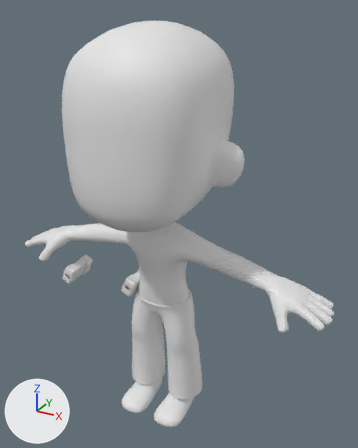
Renders of the Blender file Assets/Arts/Model/Character/Player Character.blend from each side of a commit.
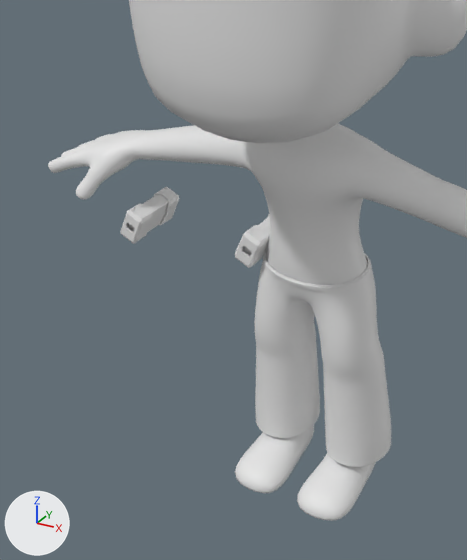
The first picture shows the older version from a 50 mm camera at (1.142, -1.875, 2.045) aimed at (0.074, 0.066, 1.075). The close-ups show both versions on the part from 0% to 67% of the width and 35% to 100% of the height of that picture; other places that the commit changed are outside them. The lights are fixed; the arrows at lower left show +X, +Y and +Z.

In view in the first close-up: 'Box', 'Box.001', 'Bump 1.001', 'Bump 2.001', 'Bump 3.001', 'Bump 4.001', 'Player', 'shorts'.
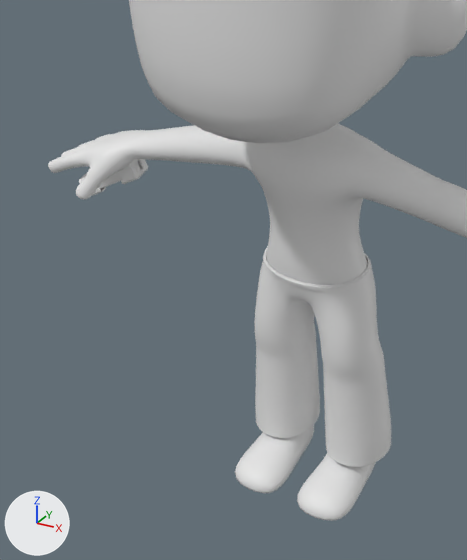
The edits, one by one:
Object 'Box.001' (ob_box_001) moves from (-0.567, 0.036, 0.671) to (-0.68, 0.021, 0.789).
Object 'Box.001' (ob_box_001) turns from (0, 25, 0) to (76, 66, 8) degrees about x, y and z.
In object 'Bump 1.001' (ob_bump_1_001), parent is now set to ob_box_001.
In object 'Bump 1.001' (ob_bump_1_001), matrix_parent_inverse is now set to Matrix(((0.91, 0.0, -0.416, 0.434), (0.0, 1.0, 0.0, -0.0371), (0.416, 0.0, 0.91, -0.546), (0.0, 0.0, 0.0, 1.0))).
Object 'Bump 1.001' (ob_bump_1_001) moves from (-0.552, 0.104, 0.704) to (-0.148, 0.104, 0.71).
In object 'Bump 2.001' (ob_bump_2_001), parent is now set to ob_box_001.
In object 'Bump 2.001' (ob_bump_2_001), matrix_parent_inverse is now set to Matrix(((0.91, 0.0, -0.416, 0.434), (0.0, 1.0, 0.0, -0.0371), (0.416, 0.0, 0.91, -0.546), (0.0, 0.0, 0.0, 1.0))).
Object 'Bump 2.001' (ob_bump_2_001) moves from (-0.553, -0.036, 0.704) to (-0.148, -0.036, 0.71).
In object 'Bump 3.001' (ob_bump_3_001), parent is now set to ob_box_001.
In object 'Bump 3.001' (ob_bump_3_001), matrix_parent_inverse is now set to Matrix(((0.91, 0.0, -0.416, 0.434), (0.0, 1.0, 0.0, -0.0371), (0.416, 0.0, 0.91, -0.546), (0.0, 0.0, 0.0, 1.0))).
Object 'Bump 3.001' (ob_bump_3_001) moves from (-0.582, 0.104, 0.638) to (-0.178, 0.104, 0.644).
In object 'Bump 4.001' (ob_bump_4_001), parent is now set to ob_box_001.
In object 'Bump 4.001' (ob_bump_4_001), matrix_parent_inverse is now set to Matrix(((0.91, 0.0, -0.416, 0.434), (0.0, 1.0, 0.0, -0.0371), (0.416, 0.0, 0.91, -0.546), (0.0, 0.0, 0.0, 1.0))).
Object 'Bump 4.001' (ob_bump_4_001) moves from (-0.583, -0.036, 0.638) to (-0.179, -0.0359, 0.643).
Object 'Box' (ob_box) is now hidden.

Where the change shows, as pixel boxes [x1, y1, x2, y2] in the close-ups (467 x 560 px):
'Box', hidden
    before: [235, 214, 270, 268]
'Box.001', moved, turned
    before: [128, 195, 168, 232]
    after: [98, 161, 142, 189]
'Bump 1.001', moved, turned
    before: [153, 187, 179, 214]
    after: [119, 159, 144, 184]
'Bump 2.001', moved, turned
    before: [124, 203, 153, 233]
    after: [79, 174, 106, 196]
'Bump 4.001', moved, turned (not visible afterwards)
    before: [120, 222, 149, 244]
'Bump 3.001', moved, turned
    before: [159, 209, 175, 225]
    after: [138, 159, 148, 174]
